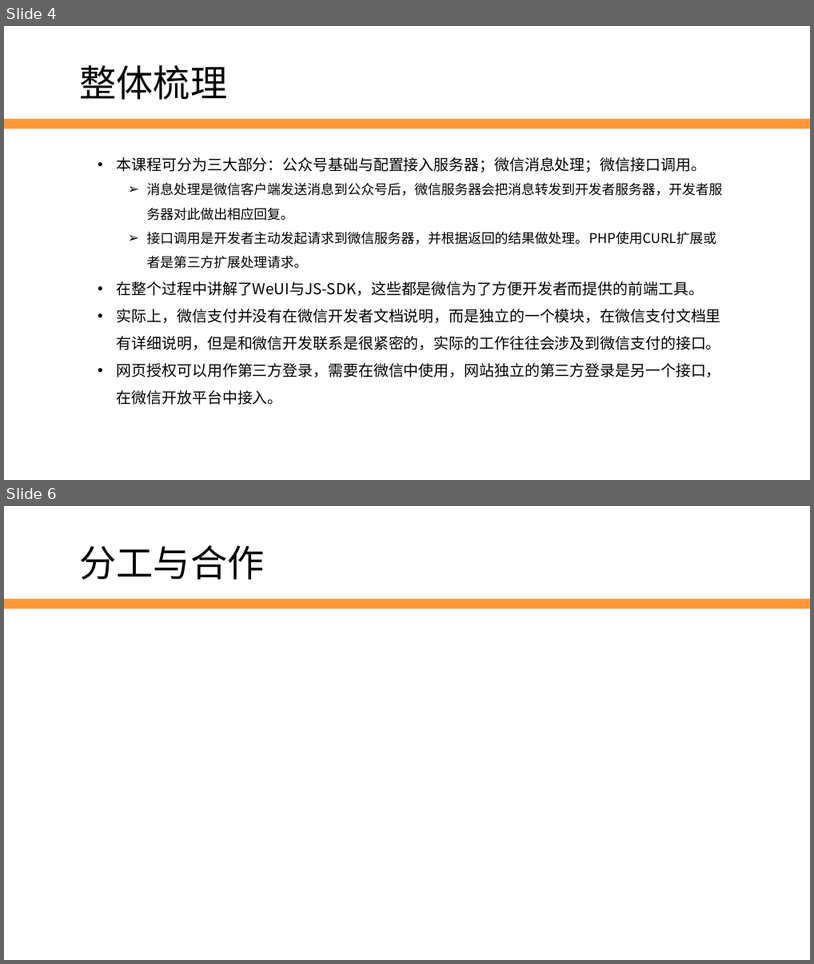
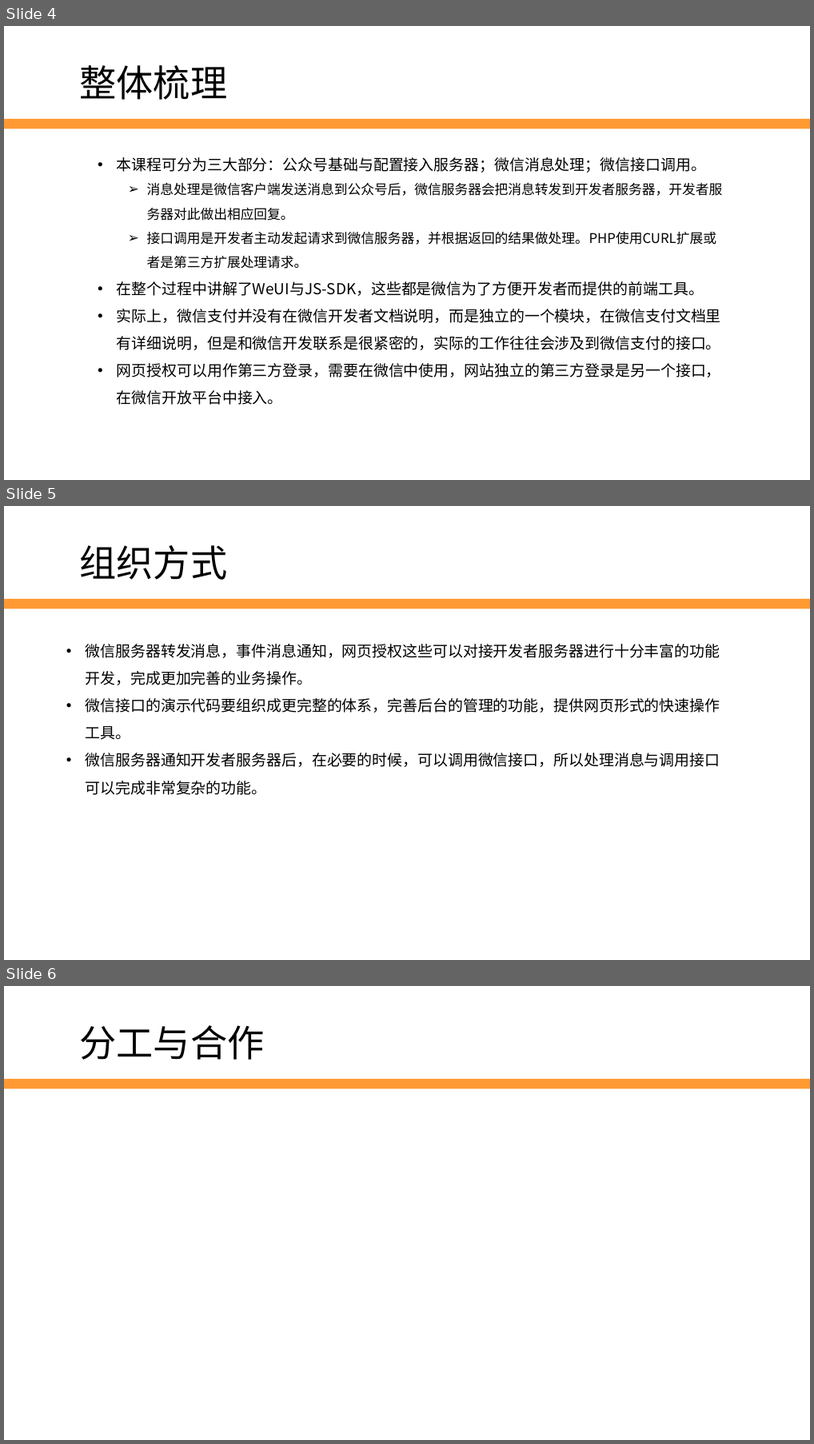
Before and after one commit to edu2act/2017-2018_1st_Wechat_Web_Programming, a slide deck: 课程ppt/第12讲 复习总结.pptx. Shown one above the other, each under a label of ours: slides 4 and 6 before the commit, slides 4, 5 and 6 after it; the slides between them are not shown. The pictures are 814x964 and 814x1444 pixels, drawn with LibreOffice and Linux fonts; fonts in the diff are those of the drawing; background and template pictures are left out. Boxes give left, top, right and bottom in pixels: in the first picture for what was removed or moved away, otherwise in the second. Text is boxed around its words. In the diff, an @@ line names an element or a change of style, - is before the commit and + after.

Commit message:
old version update

```diff
--- a/课程ppt/第12讲 复习总结.pptx
+++ b/课程ppt/第12讲 复习总结.pptx
@@ slide 5 added at (4,506,810,960), background #FFFFFF; not listed: 1 template element that a slide beside it also shows @@
@@ text added at (80,545,228,580), 44 pt, text #000000 @@
+组织方式
@@ text added at (86,644,721,795), 18 pt, text #000000 @@
+• 微信服务器转发消息，事件消息通知，网页授权这些可以对接开发者服务器进行十分丰富的功能开发，完成更加完善的业务操作。
+• 微信接口的演示代码要组织成更完整的体系，完善后台的管理的功能，提供网页形式的快速操作工具。
+• 微信服务器通知开发者服务器后，在必要的时候，可以调用微信接口，所以处理消息与调用接口可以完成非常复杂的功能。
```
Also in this commit, not shown: 2 slides changed, 2 slides removed.
